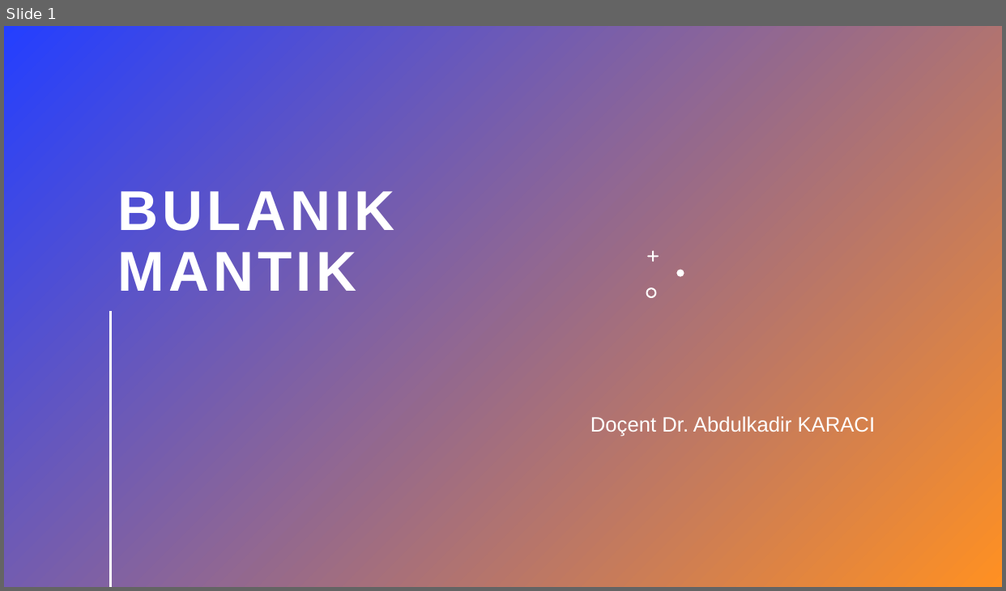
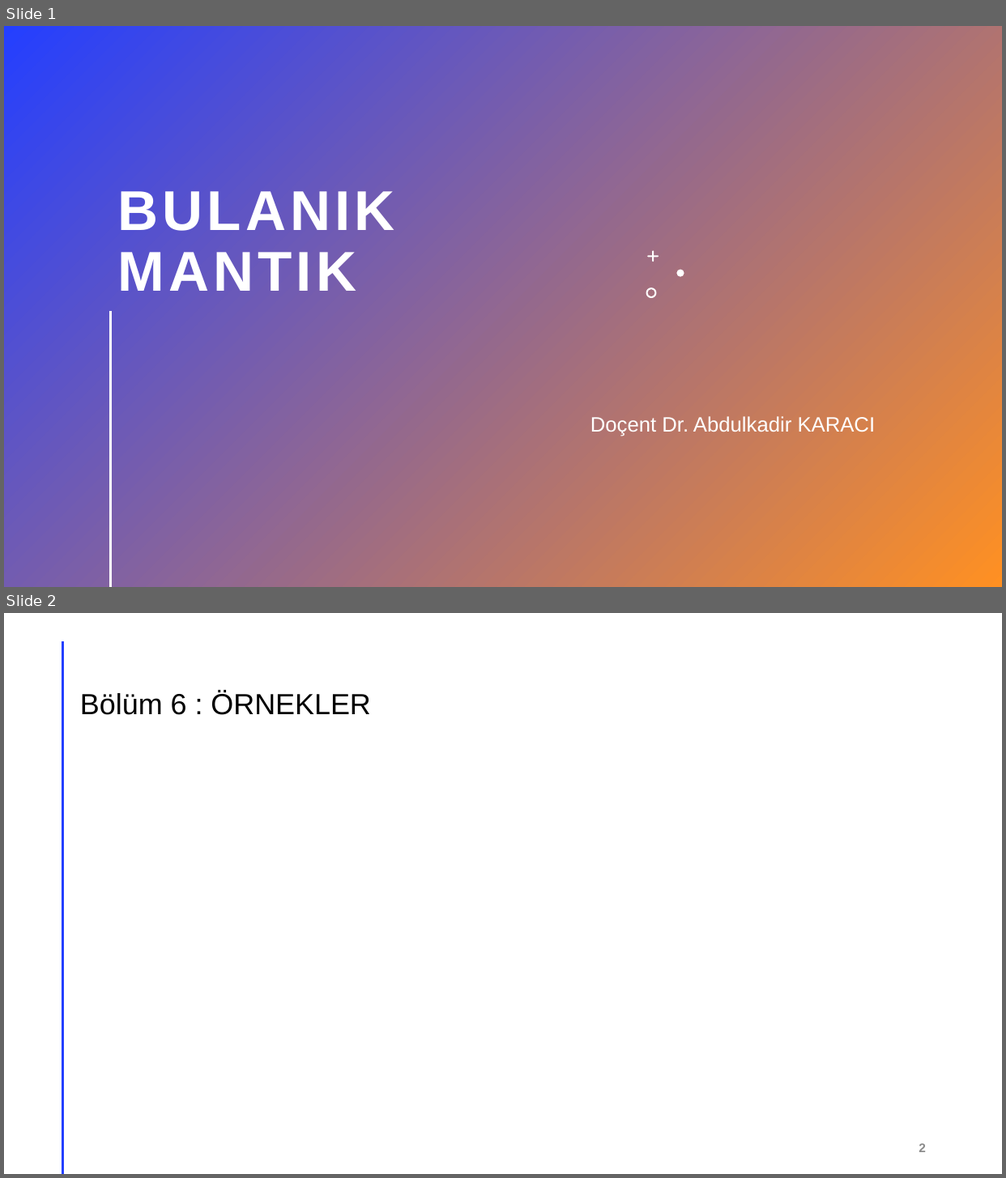
Before and after one commit to akaraci/Bulanik_Mantik, a slide deck: Örnekler.pptx. Shown one above the other, each under a label of ours: slide 1 before the commit, slides 1 and 2 after it. The pictures are 1006x591 and 1006x1178 pixels, drawn with LibreOffice and Linux fonts; fonts in the diff are those of the drawing. Boxes give left, top, right and bottom in pixels: in the first picture for what was removed or moved away, otherwise in the second. Text is boxed around its words. In the diff, an @@ line names an element or a change of style, - is before the commit and + after.

```diff
--- a/Örnekler.pptx
+++ b/Örnekler.pptx
@@ slide 2 added at [4, 613, 1002, 1174], background #FFFFFF @@
@@ line added from (62, 642) to (62, 1174), #FF9022 2 pt @@
@@ title added at [80, 692, 370, 715], 28 pt, text #000000 @@
+Bölüm 6 : ÖRNEKLER
@@ page number added at [918, 1144, 926, 1152], 12 pt, text #8C8C8C, bold @@
+2
```
Also in this commit, not shown: 2 slides changed, 22 other slides added.
